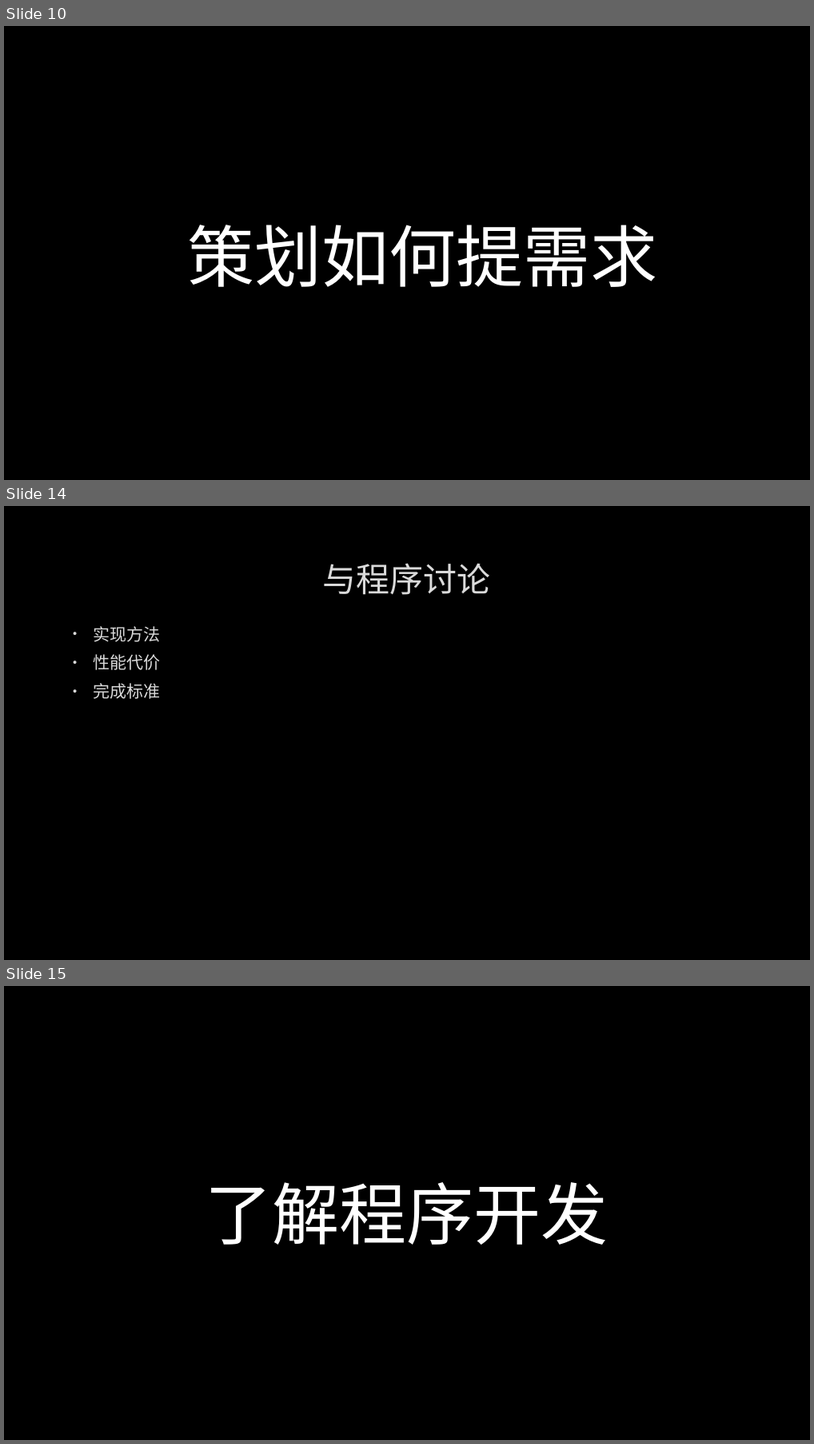
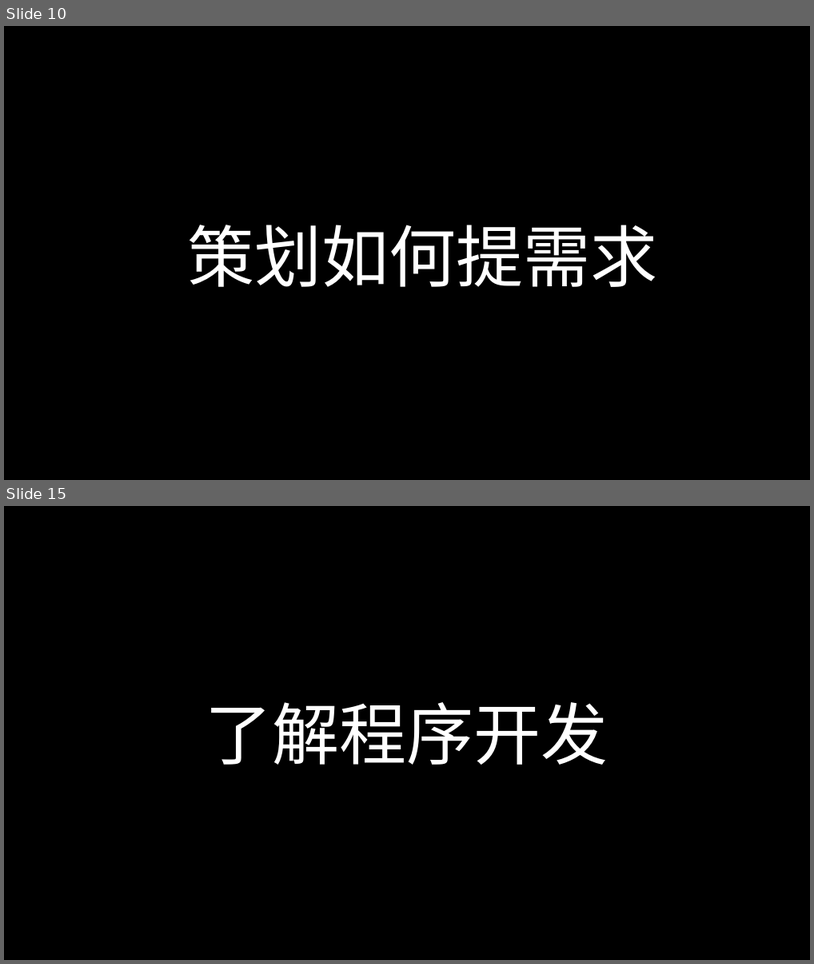
Before and after one commit to albertclass/Lessons, a slide deck: communication/策划与程序沟通技巧.pptx. Shown one above the other, each under a label of ours: slides 10, 14 and 15 before the commit, slides 10 and 15 after it; the slides between them are not shown. The pictures are 814x1444 and 814x964 pixels, drawn with LibreOffice and Linux fonts; fonts in the diff are those of the drawing; background and template pictures are left out. Boxes give left, top, right and bottom in pixels: in the first picture for what was removed or moved away, otherwise in the second. Text is boxed around its words. In the diff, an @@ line names an element or a change of style, - is before the commit and + after.

```diff
--- a/communication/策划与程序沟通技巧.pptx
+++ b/communication/策划与程序沟通技巧.pptx
@@ slide 14 removed at <box>4,506,810,960</box>, background picture (left out) @@
@@ title removed at <box>323,563,491,595</box> @@
-与程序讨论
@@ text removed at <box>93,626,160,699</box> @@
-• 实现方法
-• 性能代价
-• 完成标准
```
Also in this commit, not shown: 9 slides changed, 2 slides added, 1 other slide removed.
